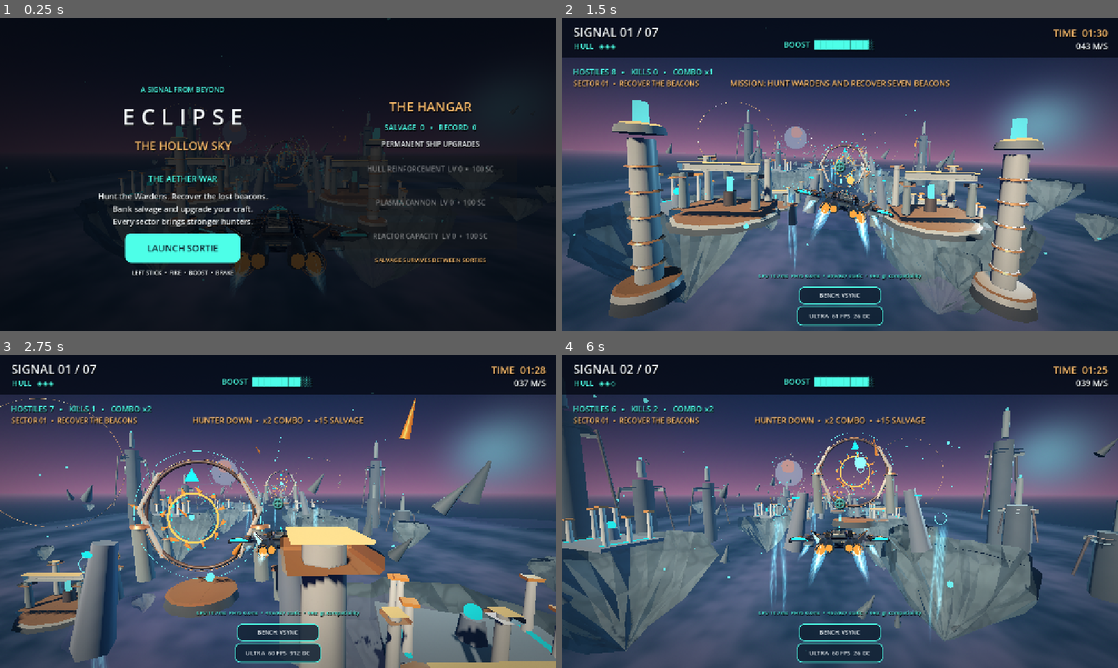
Above: before the commit, frames 1-4 (two rows, left to right).
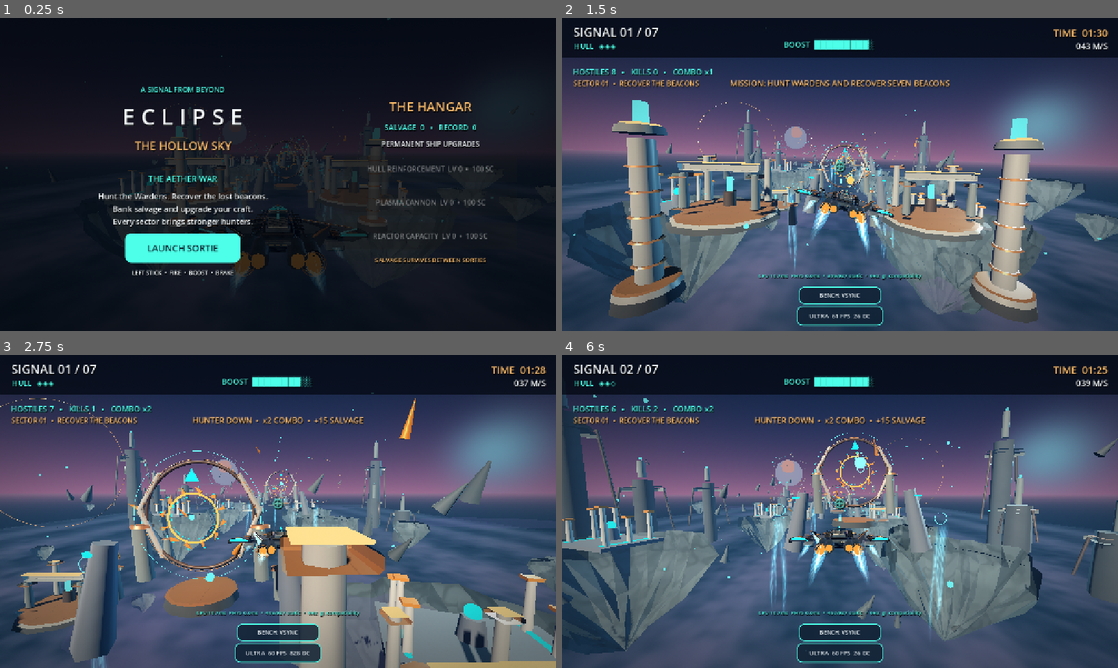
Above: after the commit, the same moments.

Repository: tpylman90-ctrl/Eclipse-The-Hollow-Sky
Game: Godot game, scene res://scenes/main.tscn
Two runs of this game, one before a commit and one after it. Both use one fixed random seed, a clock stepped at 60 frames per second and the inputs below.
Inputs (mouse positions are in pixels of both pictures, inside the frame that each line leads up to):
- Up to frame 1 (0.25 s): no input
- Up to frame 2 (1.5 s): click "LAUNCH SORTIE" at 0.5 s; tap Enter (start_game) at 1.25 s; move the mouse to (962, 158) at 1.27 s; hold D (steer_right) from 1.28 s (still down); hold Space (boost) from 1.28 s (still down); click (962, 158) at 1.42 s
- Up to frame 3 (2.75 s): release D (steer_right) at 2 s; release Space (boost) at 2 s; drag from (166, 527) to (250, 574) at 2.02 s
- Up to frame 4 (6 s): move the mouse to (895, 442) at 2.77 s; hold D (steer_right) 2.78-3.5 s; hold Enter (start_game) 2.78-3.5 s; drag from (812, 574) to (673, 464) at 3.52 s; move the mouse to (1006, 558) at 4.27 s; hold A (steer_left) 4.28-5 s; hold J (fire) 4.28-5 s; drag from (673, 464) to (756, 433) at 5.02 s; move the mouse to (867, 511) at 5.77 s; hold Shift (brake) from 5.78 s (still down); hold Space (boost) from 5.78 s (still down); click (867, 511) at 5.92 s

The runs differ from the first frame. In frame 2, 0.8% of the frame differs, in the area x 11-85%, y 38-88%; in frame 3, 0.8%; in frame 4, less than 0.1%.

Commit message:
Cull unnecessary realtime shadow passes from small ornament and metallic trim while retaining main stone silhouettes

Diff:
--- a/scripts/art_direction.gd
+++ b/scripts/art_direction.gd
@@ -89,7 +89,15 @@
     n.mesh = shape
     n.position = pos
     n.material_override = material
-    n.cast_shadow = GeometryInstance3D.SHADOW_CASTING_SETTING_ON if material in [basalt, cut_stone, polished_stone, aged_bronze, dark_bronze] else GeometryInstance3D.SHADOW_CASTING_SETTING_OFF
+    # Only substantial stone mass casts real-time sun shadows. Small brass
+    # rails, lintel edging and ornamental trim keep their specular highlights,
+    # but no longer pay an extra depth-pass draw in every shadow cascade.
+    var bounds: Vector3 = shape.get_aabb().size
+    var largest: float = maxf(bounds.x, maxf(bounds.y, bounds.z))
+    var smallest: float = minf(bounds.x, minf(bounds.y, bounds.z))
+    var structural_stone: bool = material in [basalt, cut_stone, polished_stone]
+    var receives_sun_shadow: bool = structural_stone and largest >= 7.5 and smallest >= 0.68
+    n.cast_shadow = GeometryInstance3D.SHADOW_CASTING_SETTING_ON if receives_sun_shadow else GeometryInstance3D.SHADOW_CASTING_SETTING_OFF
     parent.add_child(n)
     return n
 
